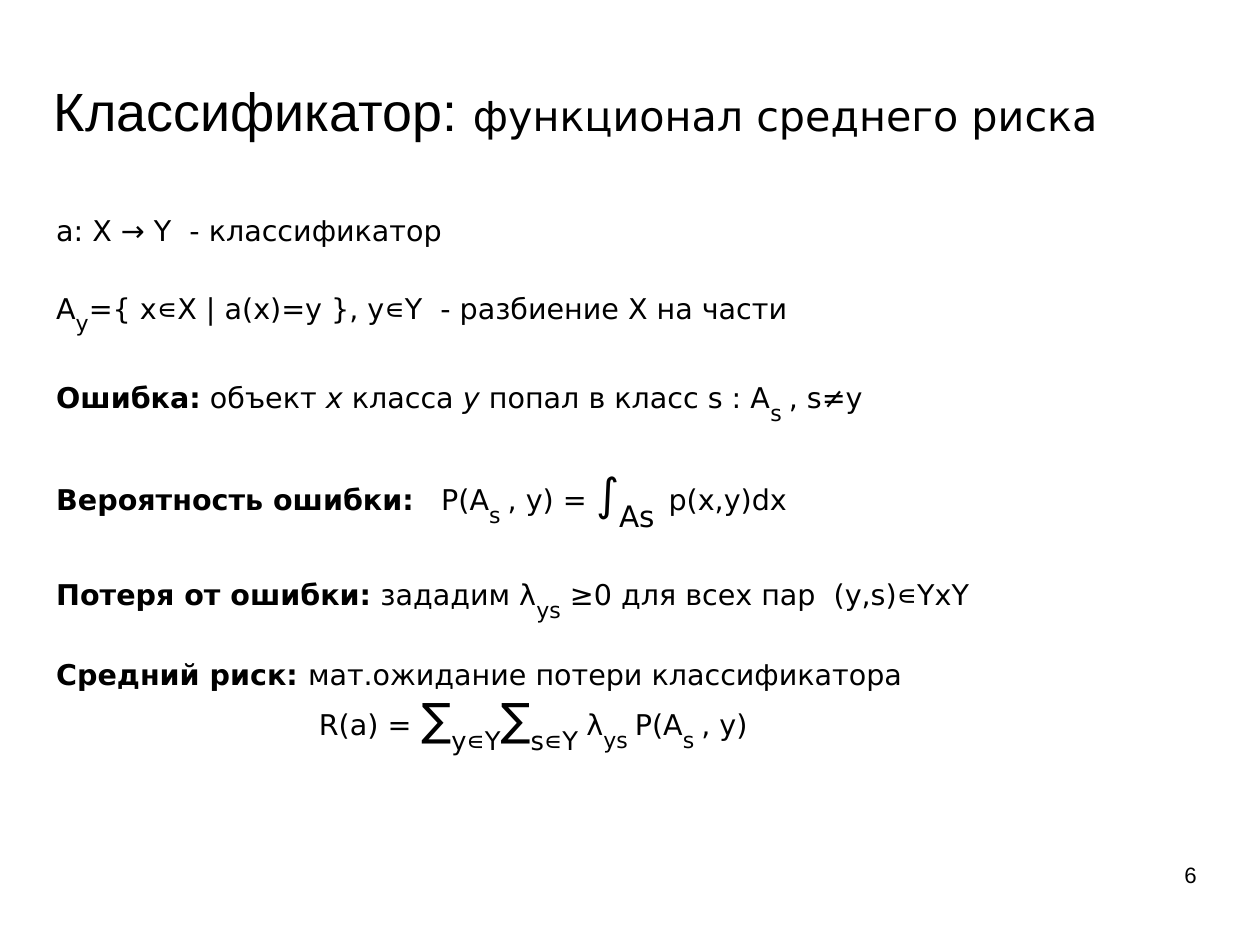
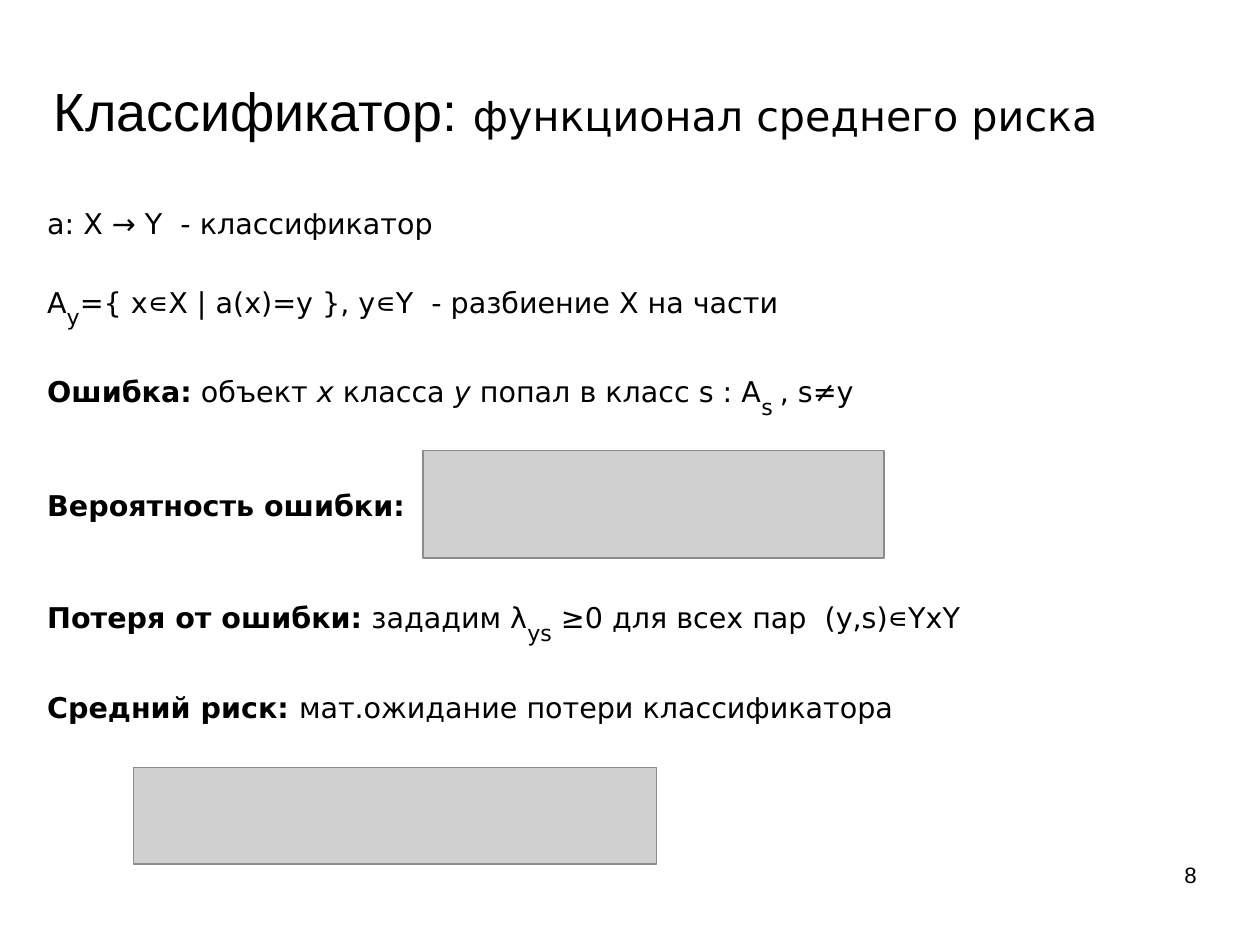
Before and after one commit to mechanoid5/ml_lectorium_legacy, a slide deck: slide 8 of 04-bayes.odp (slide 6 before the commit). Drawn at 1260x945 pixels with LibreOffice and Linux fonts; fonts in the diff are those of the drawing; grey boxes stand for pictures; background and template pictures are left out. Boxes give left, top, right and bottom in pixels: in the first picture for what was removed or moved away, otherwise in the second. Text is boxed around its words. In the diff, an @@ line names an element or a change of style, - is before the commit and + after.

```diff
--- a/04-bayes.odp
+++ b/04-bayes.odp
@@ text "a: X → Y - ...": place and size @@
-text "a: X → Y - ..." at (56,220,969,756)
+text "a: X → Y - ..." at (47,213,960,724)
@@ picture added at (423,450,884,558) @@
@@ text at (47,493,405,522): text changed; bold on @@
-Вероятность ошибки: P(As , y) = ∫As p(x,y)dx
+Вероятность ошибки:
@@ text at (319,713,747,756): paragraph removed @@
-R(a) = ∑y∊Y∑s∊Y λys P(As , y)
@@ picture added at (134,767,657,864) @@
@@ page number at (1184,867,1196,884): text changed @@
-6
+8
```
Also in this commit, not shown: 10 other slides changed, 10 slides added, 1 slide removed, 4 other files.
